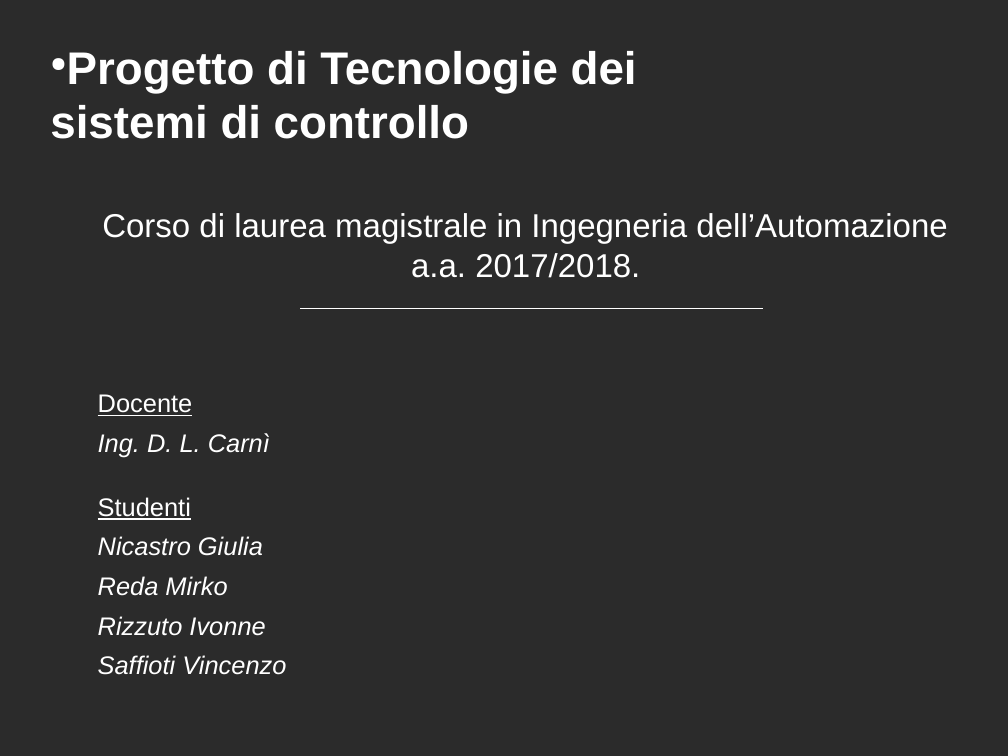
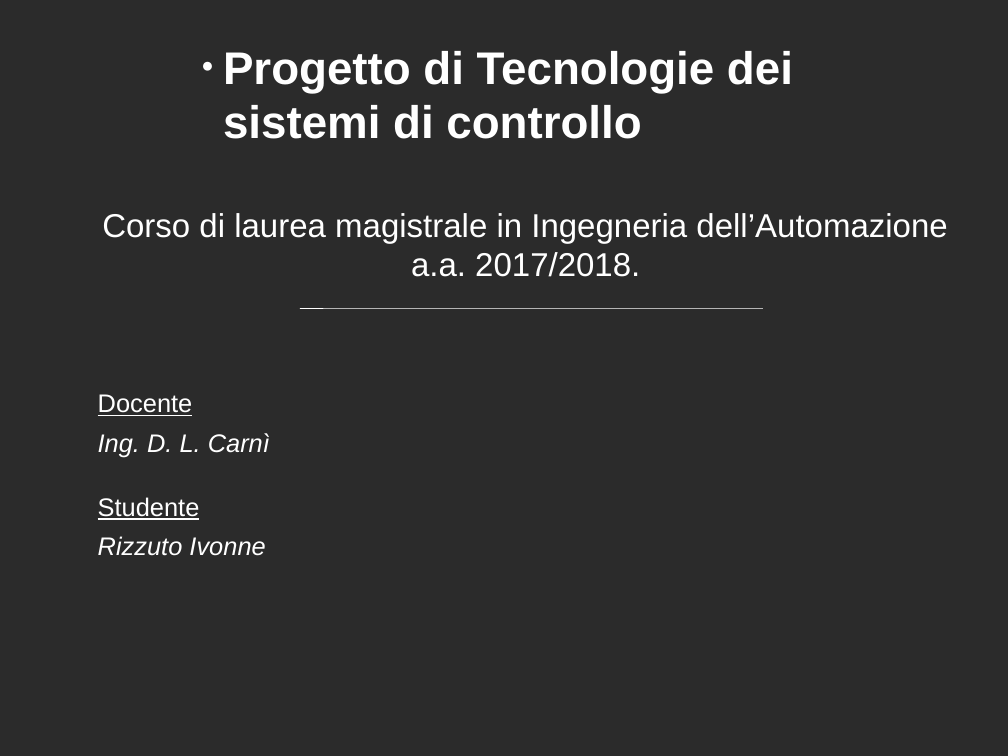
Before and after one commit to ivochan/ArduCARino, a slide deck: slide 1 of presentation/PresentazioneProgettoTecnologie_powerpoint.pptx. Drawn at 1008x756 pixels with LibreOffice and Linux fonts; fonts in the diff are those of the drawing; background and template pictures are left out; a plain dark background stands for a picture behind light text. Boxes give left, top, right and bottom in pixels: in the first picture for what was removed or moved away, otherwise in the second. Text is boxed around its words. In the diff, an @@ line names an element or a change of style, - is before the commit and + after.

```diff
--- a/presentation/PresentazioneProgettoTecnologie_powerpoint.pptx
+++ b/presentation/PresentazioneProgettoTecnologie_powerpoint.pptx
@@ title "Progetto di Tecnologie dei sistemi ..." at [223,51,793,139]: highlight #000000 to none; alignment centre to left; bullet none to ●; more space between paragraphs @@
@@ text "Corso di laurea magistrale in ..." at [102,213,947,277]: highlight #000000 to none @@
@@ line removed from (300, 308) to (763, 308) @@
@@ freeform shape added at [300,308,763,308], outline #FFFFFF 0.5 pt @@
@@ text at [98,394,270,556]: highlight #000000 to none in "Docente", "Ing. D. L. Carnì", "Rizzuto Ivonne" @@
@@ text at [98,497,200,520]: text changed; italic off @@
-Studenti
-Nicastro Giulia
-Reda Mirko
+Studente
@@ text at [98,655,286,675]: paragraph removed @@
-Saffioti Vincenzo
```
Also in this commit, not shown: 6 other slides changed, 4 other files.
